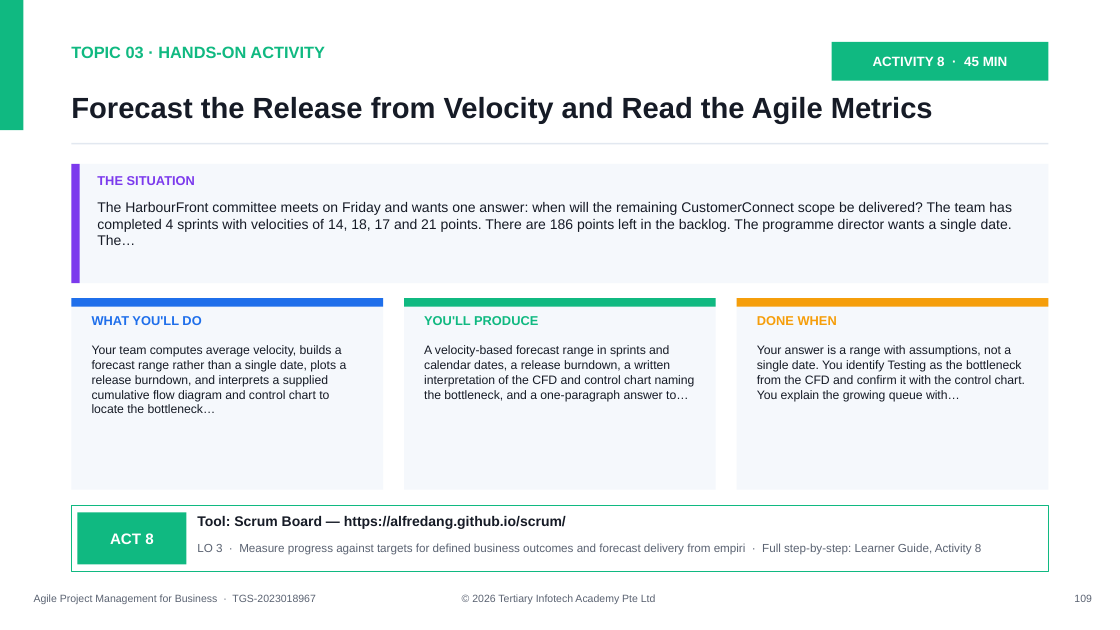
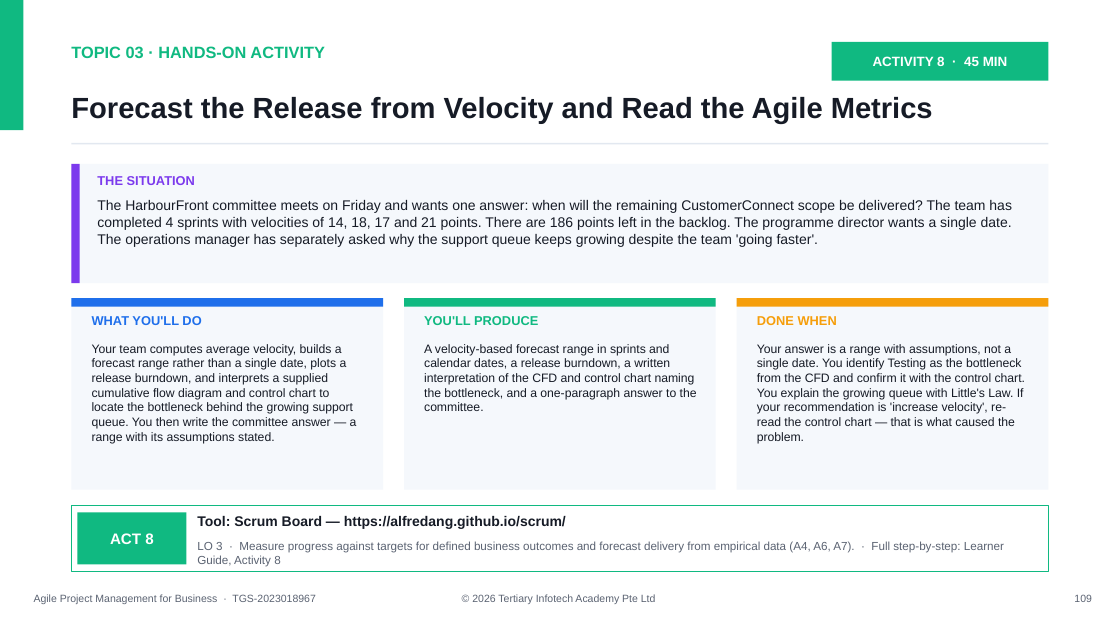
Before and after one commit to tertiarycourses/TGS-2023018967-Agile-Project-Management-for-Business, a slide deck: slide 109 of courseware/WSQ - Master Trainer Slides - Agile Project Management for Business - v9.0.pptx. Drawn at 1120x630 pixels with LibreOffice and Linux fonts; fonts in the diff are those of the drawing. Boxes give left, top, right and bottom in pixels: in the first picture for what was removed or moved away, otherwise in the second. Text is boxed around its words. In the diff, an @@ line names an element or a change of style, - is before the commit and + after.

```diff
--- a/courseware/WSQ - Master Trainer Slides - Agile Project Management for Business - v9.0.pptx
+++ b/courseware/WSQ - Master Trainer Slides - Agile Project Management for Business - v9.0.pptx
@@ text at (x1=97, y1=200, x2=1012, y2=247): text changed @@
-The HarbourFront committee meets on Friday and wants one answer: when will the remaining CustomerConnect scope be delivered? The team has completed 4 sprints with velocities of 14, 18, 17 and 21 points. There are 186 points left in the backlog. The programme director wants a single date. The…
+The HarbourFront committee meets on Friday and wants one answer: when will the remaining CustomerConnect scope be delivered? The team has completed 4 sprints with velocities of 14, 18, 17 and 21 points. There are 186 points left in the backlog. The programme director wants a single date. The operations manager has separately asked why the support queue keeps growing despite the team 'going faster'.
@@ text at (x1=92, y1=344, x2=357, y2=444): text changed @@
-Your team computes average velocity, builds a forecast range rather than a single date, plots a release burndown, and interprets a supplied cumulative flow diagram and control chart to locate the bottleneck…
+Your team computes average velocity, builds a forecast range rather than a single date, plots a release burndown, and interprets a supplied cumulative flow diagram and control chart to locate the bottleneck behind the growing support queue. You then write the committee answer — a range with its assumptions stated.
@@ text at (x1=424, y1=344, x2=697, y2=411): text changed @@
-A velocity-based forecast range in sprints and calendar dates, a release burndown, a written interpretation of the CFD and control chart naming the bottleneck, and a one-paragraph answer to…
+A velocity-based forecast range in sprints and calendar dates, a release burndown, a written interpretation of the CFD and control chart naming the bottleneck, and a one-paragraph answer to the committee.
@@ text at (x1=757, y1=344, x2=1025, y2=444): text changed @@
-Your answer is a range with assumptions, not a single date. You identify Testing as the bottleneck from the CFD and confirm it with the control chart. You explain the growing queue with…
+Your answer is a range with assumptions, not a single date. You identify Testing as the bottleneck from the CFD and confirm it with the control chart. You explain the growing queue with Little's Law. If your recommendation is 'increase velocity', re-read the control chart — that is what caused the problem.
@@ text at (x1=197, y1=541, x2=1004, y2=567): text changed @@
-LO 3 · Measure progress against targets for defined business outcomes and forecast delivery from empiri · Full step-by-step: Learner Guide, Activity 8
+LO 3 · Measure progress against targets for defined business outcomes and forecast delivery from empirical data (A4, A6, A7). · Full step-by-step: Learner Guide, Activity 8
```
Also in this commit, not shown: 27 other slides changed, 34 other files.
